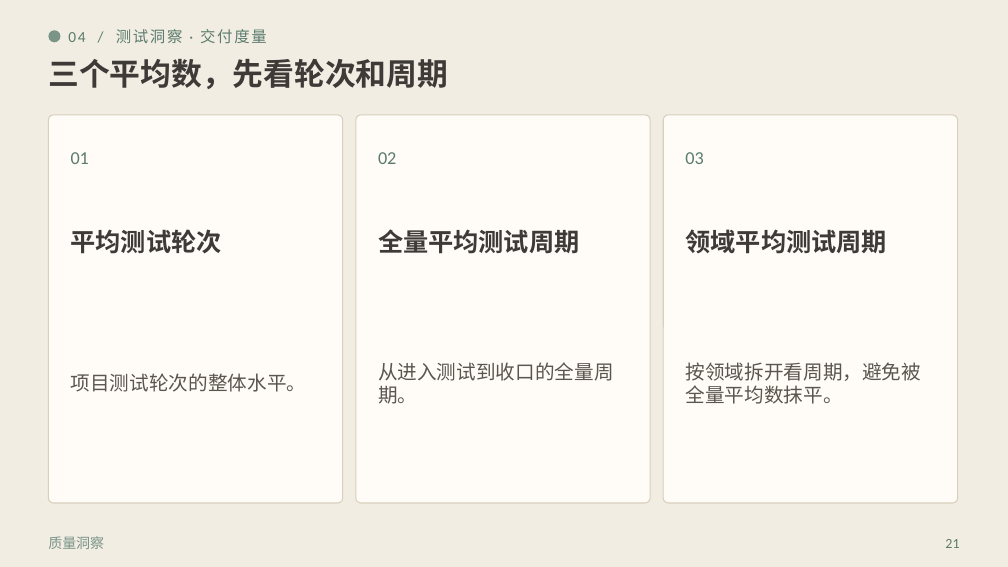
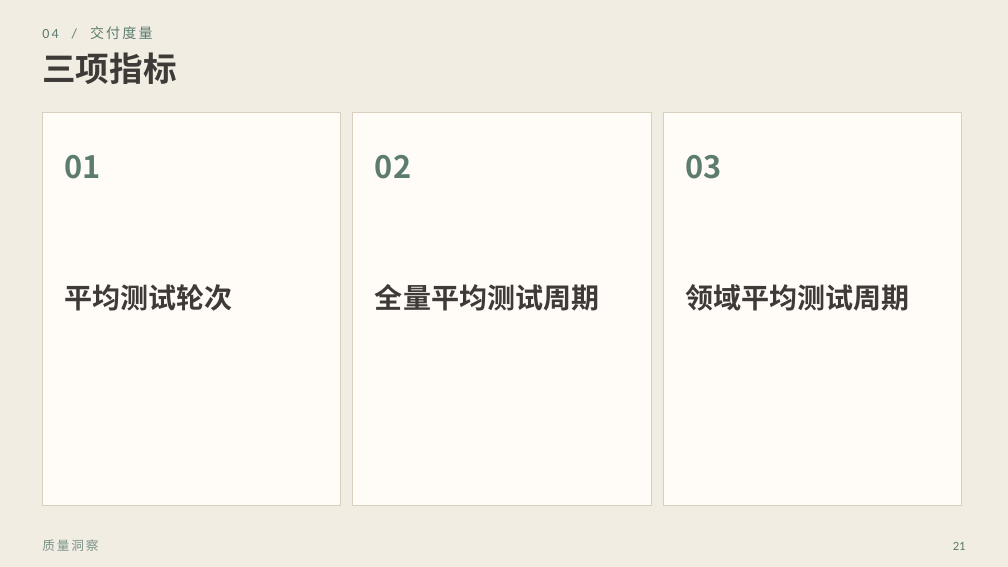
Before and after one commit to khalildai/test-send-file, a slide deck: slide 21 of 效能平台版本发布会.pptx. Drawn at 1008x567 pixels with LibreOffice and Linux fonts; fonts in the diff are those of the drawing. Boxes give left, top, right and bottom in pixels: in the first picture for what was removed or moved away, otherwise in the second. Text is boxed around its words. In the diff, an @@ line names an element or a change of style, - is before the commit and + after.

```diff
--- a/效能平台版本发布会.pptx
+++ b/效能平台版本发布会.pptx
@@ text at (42,26,153,39): text changed; size 11 to 10 pt @@
-04 / 测试洞察 · 交付度量
+04 / 交付度量
@@ text added at (42,52,176,84), 24 pt, text #3D3A37, bold @@
+三项指标
@@ ellipse removed at (48,30,60,42) @@
@@ text removed at (48,59,448,89) @@
-三个平均数，先看轮次和周期
@@ rounded rectangle to rectangle in 3 elements at (353,113,651,506), (663,113,962,506), (42,113,341,506) @@
@@ rectangle: place and size @@
-rectangle at (48,115,343,503)
+rectangle at (42,113,341,506)
@@ rectangle: place and size @@
-rectangle at (663,115,958,503)
+rectangle at (663,113,962,506)
@@ size 13 to 22 pt, font Calibri to Noto Sans CJK SC, bold on in 3 elements at (375,155,411,179), (685,155,721,179), (65,155,101,179) @@
@@ size 18 to 20 pt in 3 elements at (375,284,599,311), (685,284,909,311), (65,284,233,311) @@
@@ text "平均测试轮次": place and size @@
-text "平均测试轮次" at (71,229,222,254)
+text "平均测试轮次" at (65,284,233,311)
@@ text "全量平均测试周期": place and size @@
-text "全量平均测试周期" at (378,229,580,254)
+text "全量平均测试周期" at (375,284,599,311)
@@ text "领域平均测试周期": place and size @@
-text "领域平均测试周期" at (685,229,887,254)
+text "领域平均测试周期" at (685,284,909,311)
@@ text removed at (71,373,307,392) @@
-项目测试轮次的整体水平。
@@ text removed at (378,362,614,404) @@
-从进入测试到收口的全量周期。
@@ text removed at (685,362,921,404) @@
-按领域拆开看周期，避免被全量平均数抹平。
@@ text "质量洞察" at (42,539,98,551): size 10 to 9 pt, letter spacing 0 to 1.4 pt @@
@@ text "21": place and size @@
-text "21" at (945,539,959,548)
+text "21" at (953,542,966,550)
@@ text "21" at (953,542,966,550): size 10 to 9 pt @@
```
Also in this commit, not shown: 22 other slides changed.
